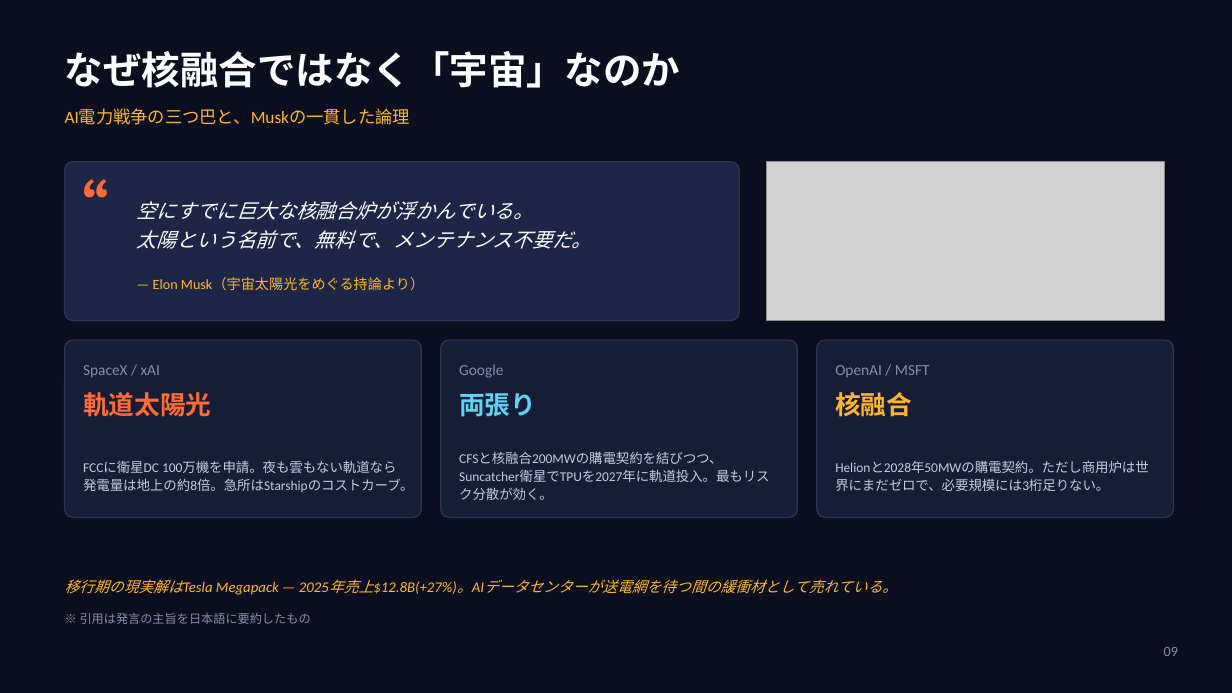
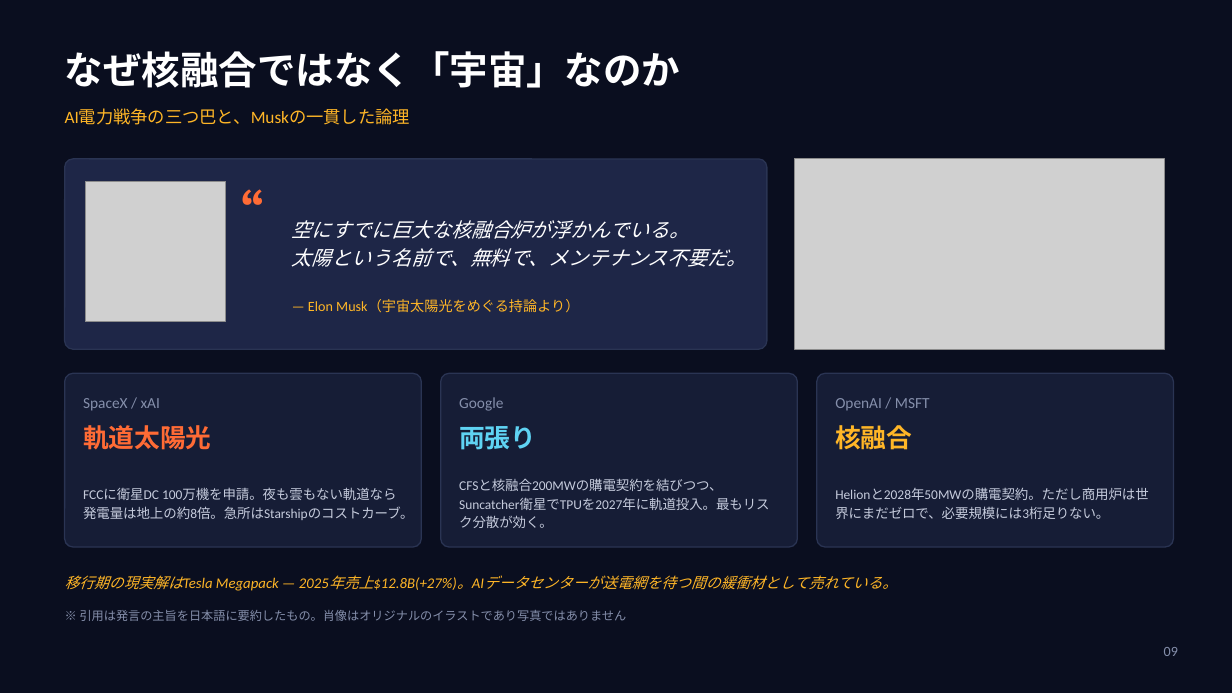
Before and after one commit to ruisasase-pyrenee/pyrenee-slack-agent, a slide deck: slide 9 of docs/SpaceX-徹底解剖.pptx. Drawn at 1232x693 pixels with LibreOffice and Linux fonts; fonts in the diff are those of the drawing; grey boxes stand for pictures. Boxes give left, top, right and bottom in pixels: in the first picture for what was removed or moved away, otherwise in the second. Text is boxed around its words. In the diff, an @@ line names an element or a change of style, - is before the commit and + after.

```diff
--- a/docs/SpaceX-徹底解剖.pptx
+++ b/docs/SpaceX-徹底解剖.pptx
@@ rounded rectangle: place and size @@
-rounded rectangle at (65, 162, 739, 321)
+rounded rectangle at (65, 159, 767, 349)
@@ text "“": place and size @@
-text "“" at (81, 157, 137, 245)
+text "“" at (240, 168, 287, 248)
@@ text "“" at (240, 168, 287, 248): size 54 to 46 pt @@
@@ picture: place and size @@
-picture at (767, 162, 1165, 321)
+picture at (795, 159, 1165, 349)
@@ picture added at (85, 181, 226, 322) @@
@@ text "空にすでに巨大な核融合炉が浮かんでいる。": place and size @@
-text "空にすでに巨大な核融合炉が浮かんでいる。" at (137, 201, 592, 249)
+text "空にすでに巨大な核融合炉が浮かんでいる。" at (292, 220, 747, 267)
@@ text "— Elon Musk（宇宙太陽光をめぐる持論より）": place and size @@
-text "— Elon Musk（宇宙太陽光をめぐる持論より）" at (153, 277, 424, 290)
+text "— Elon Musk（宇宙太陽光をめぐる持論より）" at (308, 299, 579, 312)
@@ rounded rectangle: place and size @@
-rounded rectangle at (65, 340, 421, 518)
+rounded rectangle at (65, 373, 421, 547)
@@ rounded rectangle: place and size @@
-rounded rectangle at (441, 340, 798, 518)
+rounded rectangle at (441, 373, 798, 547)
@@ proportions changed in 4 elements at (65, 159, 767, 349), (65, 373, 421, 547), (441, 373, 798, 547), (817, 373, 1174, 547) @@
@@ rounded rectangle: place and size @@
-rounded rectangle at (817, 340, 1174, 518)
+rounded rectangle at (817, 373, 1174, 547)
@@ 3 texts: place and size @@
-3 texts at (83, 364, 930, 378)
+3 texts at (83, 397, 930, 411)
@@ 3 texts: place and size @@
-3 texts at (83, 392, 912, 417)
+3 texts at (83, 425, 912, 450)
@@ text "FCCに衛星DC 100万機を申請。夜も雲もない軌道なら発電量は地上の約8倍。急所はStarshipのコストカーブ。": place and size @@
-text "FCCに衛星DC 100万機を申請。夜も雲もない軌道なら発電量は地上の約8倍。急所はStarshipのコストカーブ。" at (83, 460, 414, 492)
+text "FCCに衛星DC 100万機を申請。夜も雲もない軌道なら発電量は地上の約8倍。急所はStarshipのコストカーブ。" at (83, 488, 414, 520)
@@ text "CFSと核融合200MWの購電契約を結びつつ、Suncatcher衛星でTPUを2027年に軌道投入。最もリスク分散が効 ...": place and size @@
-text "CFSと核融合200MWの購電契約を結びつつ、Suncatcher衛星でTPUを2027年に軌道投入。最もリスク分散が効 ..." at (459, 451, 769, 500)
+text "CFSと核融合200MWの購電契約を結びつつ、Suncatcher衛星でTPUを2027年に軌道投入。最もリスク分散が効 ..." at (459, 479, 769, 528)
@@ text "Helionと2028年50MWの購電契約。ただし商用炉は世界にまだゼロで、必要規模には3桁足りない。": place and size @@
-text "Helionと2028年50MWの購電契約。ただし商用炉は世界にまだゼロで、必要規模には3桁足りない。" at (835, 461, 1148, 491)
+text "Helionと2028年50MWの購電契約。ただし商用炉は世界にまだゼロで、必要規模には3桁足りない。" at (835, 488, 1148, 519)
@@ text "移行期の現実解はTesla Megapack — 2025年売上$12.8B(+27%)。AIデータセンターが送電網を待 ...": place and size @@
-text "移行期の現実解はTesla Megapack — 2025年売上$12.8B(+27%)。AIデータセンターが送電網を待 ..." at (65, 579, 897, 595)
+text "移行期の現実解はTesla Megapack — 2025年売上$12.8B(+27%)。AIデータセンターが送電網を待 ..." at (65, 575, 897, 591)
@@ text at (80, 610, 627, 621): text changed @@
-※ 引用は発言の主旨を日本語に要約したもの
+※ 引用は発言の主旨を日本語に要約したもの。肖像はオリジナルのイラストであり写真ではありません
```
Also in this commit, not shown: 7 other slides changed, 8 other files.
